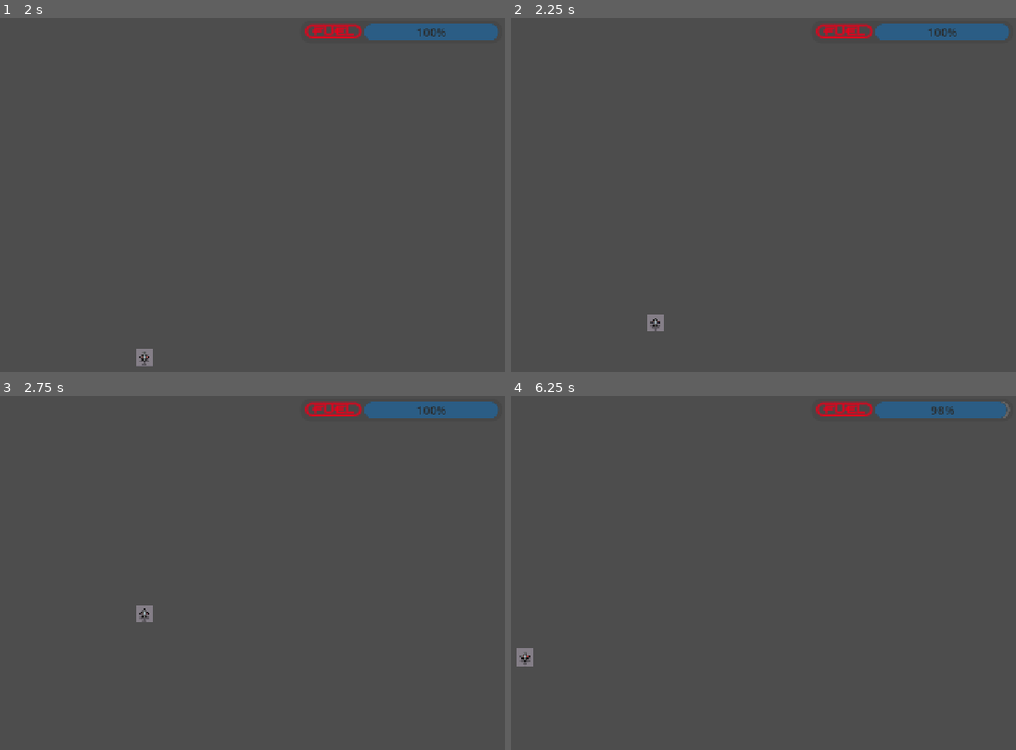
Above: before the commit, frames 1-4 (two rows, left to right).
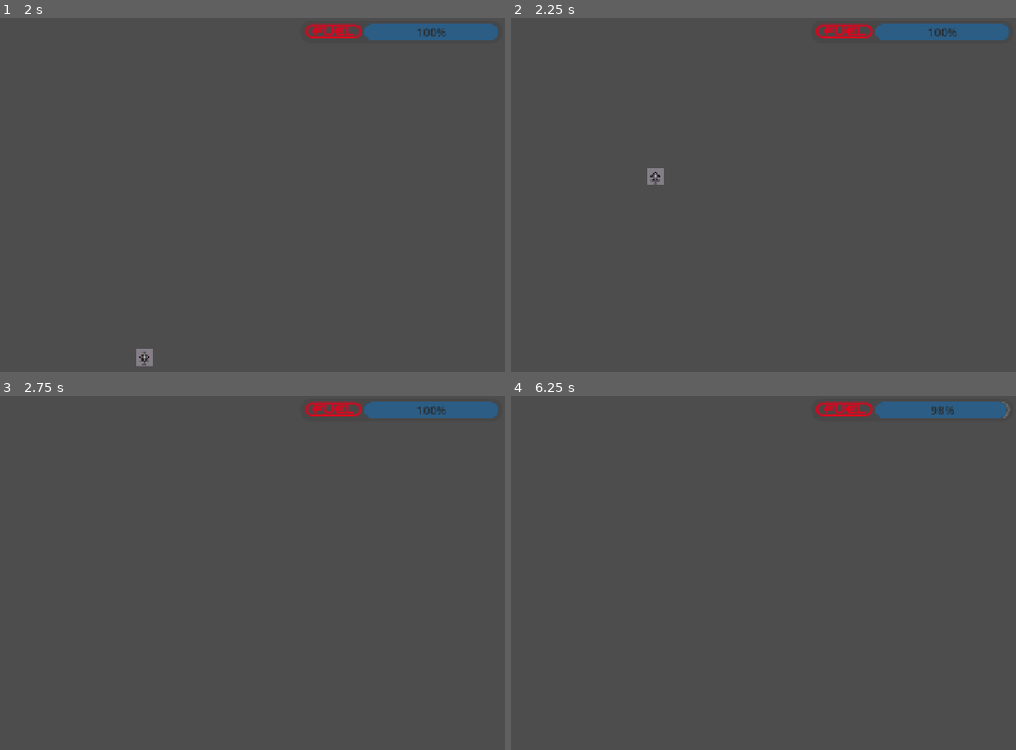
Above: after the commit, the same moments.

Repository: ikostan/SkyLockAssault
Game: Godot game, scene res://scenes/main_menu.tscn
Same seed, same stepped clock (60 frames per second), same inputs: the game is played once before the commit and once after it. Video files are missing from this copy of the repository; at most half a second of black plays in their place.
Inputs:
- Up to frame 1 (2 s): tap Enter at 0.5 s; hold D (move_right) 0.53-1.25 s; hold Space (fire, bound only after the commit) 0.53-1.25 s; tap Q (next_weapon, bound only after the commit) at 0.8 s; click "{START=GAME}" at 1.25 s
- Up to frame 2 (2.25 s): tap Space (fire, bound only after the commit) at 2 s; hold W (move_backward) from 2.03 s (still down); tap Q (next_weapon, bound only after the commit) at 2.1 s
- Up to frame 3 (2.75 s): keep holding W (move_backward); tap Space (fire, bound only after the commit) at 2.3 s
- Up to frame 4 (6.25 s): release W (move_backward) at 2.78 s; hold D (move_right) 2.78-3.53 s; hold Space (fire, bound only after the commit) 2.78-3.53 s; tap Q (next_weapon, bound only after the commit) at 3.05, 3.6, 4.55, 5.1, 6.05 s; hold X (move_forward) 3.53-4.28 s; tap Space (fire, bound only after the commit) at 3.8, 5.3 s; hold Space (fire, bound only after the commit) 4.28-5.03 s; hold A (move_left) 4.28-5.78 s; tap Enter at 5 s; hold W (move_backward) from 5.78 s (still down); hold Space (fire, bound only after the commit) from 5.78 s (still down)

Frame 1 is identical in both runs. In frame 2, 0.3% of the frame differs, in the area x 26-31%, y 42-89%; in frame 3, 0.1%; in frame 4, 0.2%.

Commit message:
Add weapon system with firing and switching support
Introduces a modular weapon system: adds weapon and bullet scene/scripts, input actions for firing and switching weapons, and integrates weapon handling into the player. Bullets now fire upward with configurable speed and offset. Includes tests for weapon firing and bullet behavior.

Diff:
--- a/project.godot
+++ b/project.godot
@@ -68,6 +68,16 @@
 "events": [Object(InputEventKey,"resource_local_to_scene":false,"resource_name":"","device":-1,"window_id":0,"alt_press …(192 unchanged characters)…
 ]
 }
+fire={
+"deadzone": 0.2,
+"events": [Object(InputEventKey,"resource_local_to_scene":false,"resource_name":"","device":-1,"window_id":0,"alt_pressed":false,"shift_pressed":false,"ctrl_pressed":false,"meta_pressed":false,"pressed":false,"keycode":0,"physical_keycode":32,"key_label":0,"unicode":32,"location":0,"echo":false,"script":null)
+]
+}
+next_weapon={
+"deadzone": 0.2,
+"events": [Object(InputEventKey,"resource_local_to_scene":false,"resource_name":"","device":-1,"window_id":0,"alt_pressed":false,"shift_pressed":false,"ctrl_pressed":false,"meta_pressed":false,"pressed":false,"keycode":0,"physical_keycode":81,"key_label":0,"unicode":113,"location":0,"echo":false,"script":null)
+]
+}
 
 [plugins]
 
--- a/scenes/Player.tscn
+++ b/scenes/Player.tscn
@@ -1,7 +1,8 @@
-[gd_scene load_steps=4 format=3 uid="uid://37rarq1yywmc"]
+[gd_scene load_steps=5 format=3 uid="uid://37rarq1yywmc"]
 
 [ext_resource type="Texture2D" uid="uid://gnx6aovalhxs" path="res://files/sprite/PixelPlanesAssetPack.png" id="1_p0vlq"]
 [ext_resource type="Script" uid="uid://bcplrymg5tt06" path="res://scripts/player.gd" id="1_v6fml"]
+[ext_resource type="PackedScene" uid="uid://bafpwe0qf0vm0" path="res://scenes/weapon.tscn" id="3_qhqgy"]
 
 [sub_resource type="RectangleShape2D" id="RectangleShape2D_5q5h1"]
 size = Vector2(17, 16)
@@ -24,3 +25,5 @@
 [node name="FuelTimer" type="Timer" parent="."]
 process_callback = 0
 autostart = true
+
+[node name="Weapon" parent="." instance=ExtResource("3_qhqgy")]
--- /dev/null
+++ b/scenes/weapon.tscn
@@ -0,0 +1,13 @@
+[gd_scene load_steps=3 format=3 uid="uid://bafpwe0qf0vm0"]
+
+[ext_resource type="Script" uid="uid://dcr6gx3oaboj8" path="res://scripts/weapon.gd" id="1_xasec"]
+
+[sub_resource type="CircleShape2D" id="CircleShape2D_6nu22"]
+
+[node name="Weapon" type="Node2D"]
+script = ExtResource("1_xasec")
+
+[node name="Area2D" type="Area2D" parent="."]
+
+[node name="CollisionShape2D" type="CollisionShape2D" parent="Area2D"]
+shape = SubResource("CircleShape2D_6nu22")
--- a/scripts/bullet.gd
+++ b/scripts/bullet.gd
@@ -1,18 +1,22 @@
 extends RigidBody2D
 
-@export var speed: float = 800.0
-@export var lifetime: float = 5.0
+@export var speed: float = 400.0
+@export var lifetime: float = 50.0
 @export var damage: int = 10
 
-@onready var area: Area2D = $Area2D  # Reference to the Area2D node
+@onready var area: Area2D = $Area2D
 
 func _ready() -> void:
-	linear_velocity = Vector2(speed, 0).rotated(global_rotation)  # Fire in weapon's direction
+	gravity_scale = 0.0  # No gravity—constant upward speed
+	linear_velocity = Vector2(0, -speed)
 	if area:
-		area.connect("area_entered", _on_hit)  # Connect signal only if Area2D exists
+		area.connect("area_entered", _on_hit)
 	get_tree().create_timer(lifetime).timeout.connect(queue_free)
 
+
+
 func _on_hit(body: Node2D) -> void:
+	Globals.log_message("Bullet hit: " + str(body.name), Globals.LogLevel.DEBUG)
 	if body.has_method("take_damage"):
 		body.take_damage(damage)
 	queue_free()
--- a/scripts/main_menu.gd
+++ b/scripts/main_menu.gd
@@ -24,8 +24,11 @@
 func _ready() -> void:
 	Globals.log_message("Initializing main menu...", Globals.LogLevel.DEBUG)
 
+	@warning_ignore("return_value_discarded")
 	start_button.pressed.connect(_on_start_pressed)
+	@warning_ignore("return_value_discarded")
 	options_button.pressed.connect(_on_options_button_pressed)
+	@warning_ignore("return_value_discarded")
 	quit_button.pressed.connect(_on_quit_pressed)
 	setup_quit_dialog()  # New: Handles dialog setup in one place
 	# assert(quit_dialog != null, "QuitDialog must be assigned!")
--- a/scripts/player.gd
+++ b/scripts/player.gd
@@ -21,6 +21,10 @@
 # For gradual colors shifts (e.g., green to red as fuel drops), use Color.lerp
 var lerp_factor: float
 
+# Weapon system
+var weapons: Array[Node] = []  # Fill in editor or _ready
+var current_weapon: int = 0
+
 # Onreadys next
 @onready var player: CharacterBody2D = $CharacterBody2D
 @onready var collision_shape: CollisionShape2D = $CharacterBody2D/CollisionShape2D
@@ -39,7 +43,8 @@
 		player_half_width = collision_shape.shape.extents.x * abs(collision_shape.scale.x)
 		player_half_height = collision_shape.shape.extents.y * abs(collision_shape.scale.y)
 	else:
-		print("Warning: Using fallback size—check collision shape type.")
+		Globals.log_message("Warning: Using fallback size—check collision shape type.",
+							Globals.LogLevel.WARNING)
 		player_half_width = 12.0  # Default guess; adjust based on your sprite
 		player_half_height = 12.0
 
@@ -70,6 +75,16 @@
 	fuel_bar.value = current_fuel
 	fuel_timer.timeout.connect(_on_fuel_timer_timeout)
 	fuel_timer.start()
+	# Assumes child named "Weapon"; use get_node("Path/To/Weapon") if nested
+	weapons.append($Weapon)
+
+
+# Choose a diferent weapon
+func _input(event: InputEvent) -> void:
+	if event.is_action_pressed("next_weapon"):
+		current_weapon = (current_weapon + 1) % weapons.size()
+		for i in weapons.size():
+			weapons[i].visible = (i == current_weapon)
 
 
 # Connect Timer's timeout signal
@@ -109,6 +124,11 @@
 	else:
 		player.velocity = Vector2.ZERO
 	player.move_and_slide()
+	global_position = player.global_position
+
+	for weapon in weapons:
+		weapon.global_position = global_position  # Sync position
+		weapon.global_rotation = global_rotation  # Sync (fixed)
 
 	# Get fresh screen_size each frame (handles resizes)
 	var screen_size: Vector2 = get_viewport_rect().size
@@ -118,4 +138,4 @@
 	player.position.y = clamp(player.position.y, player_y_min, player_y_max)
 
 	# Optional per-frame log (comment out unless debugging; it's spammy)
-	# Globals.log_message("Player positioned at: " + str(player.position), Globals.LogLevel.DEBUG)
+	Globals.log_message("Player positioned at: " + str(player.position), Globals.LogLevel.DEBUG)
--- /dev/null
+++ b/scripts/weapon.gd
@@ -0,0 +1,32 @@
+extends Node2D
+
+@export var bullet_scene: PackedScene = preload("res://scenes/bullet.tscn")
+@export var fire_rate: float = 0.5  # Seconds between shots
+@export var muzzle_offset: Vector2 = Vector2(0, -25)  # Fixed up; adjust based on plane size
+
+var can_fire: bool = true
+var timer: Timer
+
+func _ready() -> void:
+	timer = Timer.new()
+	timer.one_shot = true
+	add_child(timer)
+	timer.timeout.connect(_on_can_fire)
+
+func _input(event: InputEvent) -> void:
+	if event.is_action_pressed("fire") and can_fire:
+		_fire()
+
+func _fire() -> void:
+	can_fire = false
+	timer.start(fire_rate)
+
+	var bullet: = bullet_scene.instantiate()
+	bullet.add_to_group("bullets")
+	get_tree().current_scene.add_child(bullet)
+	bullet.global_position = global_position + muzzle_offset  # Fixed offset, no rotate
+	bullet.global_rotation = -PI / 2  # Point bullet up if sprite needs it
+
+
+func _on_can_fire() -> void:
+	can_fire = true
--- a/test/test_bullet.gd
+++ b/test/test_bullet.gd
@@ -6,10 +6,10 @@
 	var bullet: = bullet_scene.instantiate()
 	get_tree().current_scene.add_child(bullet)
 	bullet.global_position = Vector2.ZERO
-	bullet.global_rotation = 0  # Rightward
-	await get_tree().physics_frame  # Initial frame
-	await get_tree().create_timer(0.1).timeout  # Allow 0.1s for movement (~80 units at 800 speed)
-	assert_float(bullet.global_position.x).is_greater(0.0).with_margin(70.0)  # ~80 units with tolerance
+	bullet.global_rotation = -PI / 2  # If needed for sprite
+	await get_tree().physics_frame
+	await get_tree().create_timer(0.1).timeout  # ~80 units up
+	assert_float(bullet.global_position.y).is_equal_approx(-80.0, 10.0)  # Negative y = up
 	bullet.queue_free()
 
 func test_bullet_collision() -> void:
@@ -22,6 +22,8 @@
 	var dummy: Node2D = Node2D.new()
 	var script: = GDScript.new()
 	script.source_code = """
+extends Node2D
+
 func take_damage(d: int) -> void:
     pass
     """
--- /dev/null
+++ b/test/test_weapon.gd
@@ -0,0 +1,30 @@
+extends GdUnitTestSuite
+
+var bullet_scene: = preload("res://scenes/bullet.tscn")
+
+func test_fire_instantiation() -> void:
+	var weapon: = preload("res://scenes/weapon.tscn").instantiate()
+	add_child(weapon)
+	weapon._fire()
+	await get_tree().physics_frame
+	var bullets: = get_tree().get_nodes_in_group("bullets")
+	assert_int(bullets.size()).is_equal(1)
+	var bullet: = bullets[0]
+	assert_float(bullet.linear_velocity.y).is_equal_approx(-800.0, 10.0)  # Up
+	weapon.queue_free()
+
+
+func test_firing_bullet() -> void:
+	var runner: = scene_runner("res://scenes/main_scene.tscn")
+	await await_millis(500)
+	var player: = runner.find_child("Player")
+	assert_object(player).is_not_null()
+	runner.simulate_action_pressed("fire")
+	await runner.simulate_frames(1)
+	var bullets: = get_tree().get_nodes_in_group("bullets")
+	assert_int(bullets.size()).is_equal(1)
+	var bullet: = bullets[0]
+	assert_float(bullet.linear_velocity.y).is_equal_approx(-800.0, 10.0)
+	assert_float(bullet.linear_velocity.x).is_equal_approx(0.0, 10.0)
+	assert_float(bullet.global_position.y).is_equal_approx(-25.0, 5.0)  # Offset up
+	assert_float(bullet.global_position.x).is_equal_approx(0.0, 5.0)
Not shown, changed: export/web/index.html
Not shown, changed: export/web/index.pck
